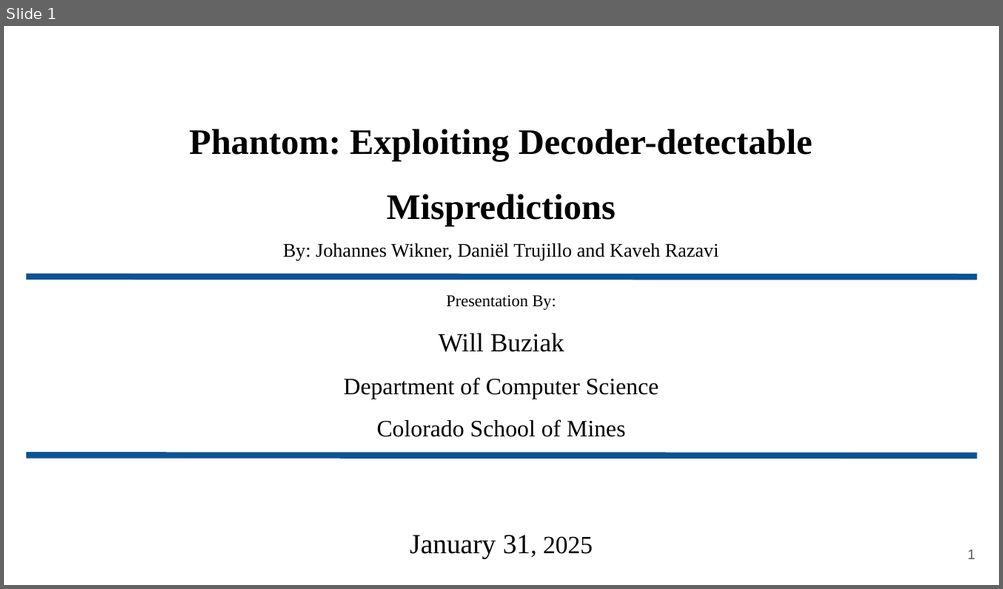
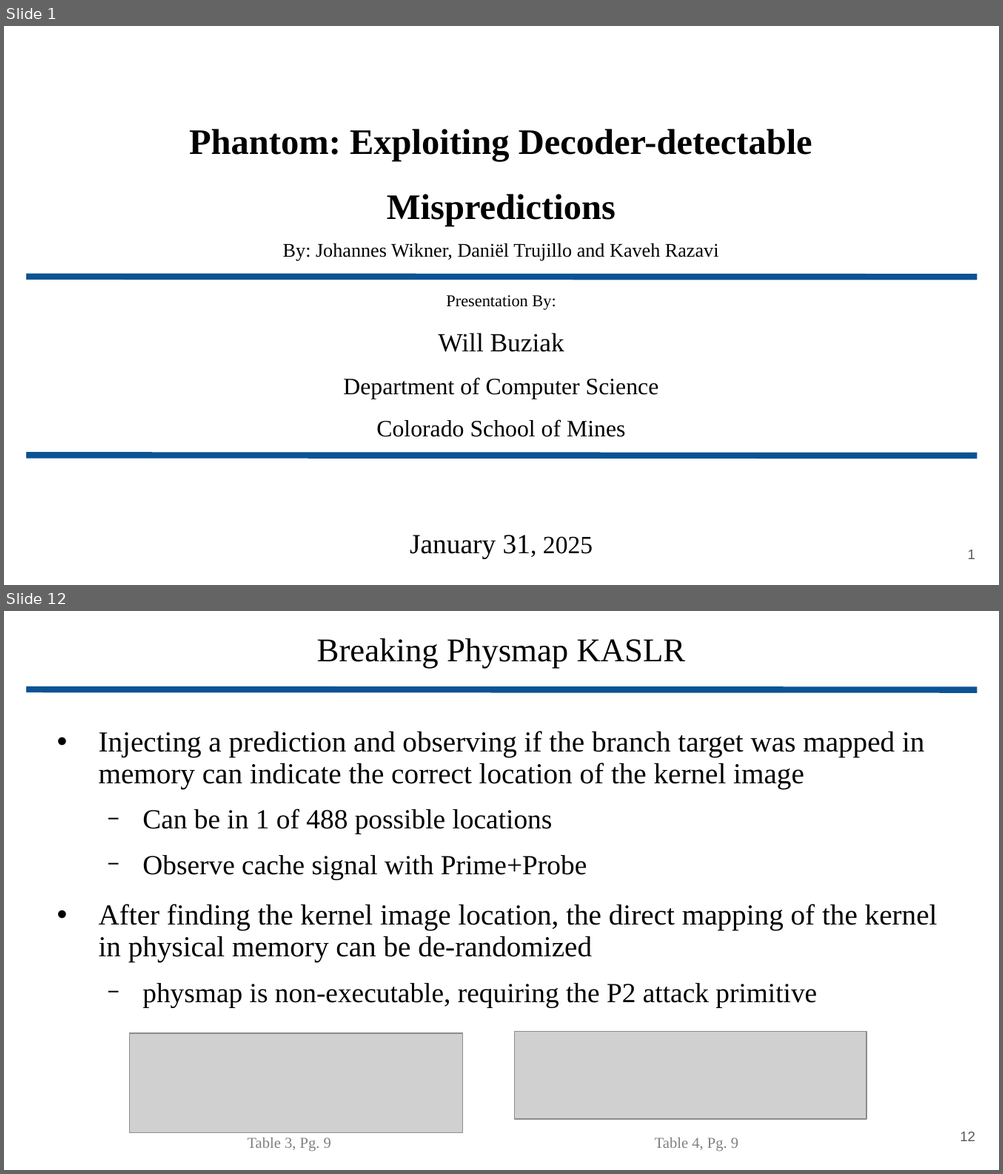
Before and after one commit to wbuz24/grad-research, a slide deck: presentations/Phantom.pptx. Shown one above the other, each under a label of ours: slide 1 before the commit, slides 1 and 12 after it; the slides between them are not shown. The pictures are 1003x589 and 1003x1174 pixels, drawn with LibreOffice and Linux fonts; fonts in the diff are those of the drawing; grey boxes stand for pictures. Boxes give left, top, right and bottom in pixels: in the first picture for what was removed or moved away, otherwise in the second. Text is boxed around its words. In the diff, an @@ line names an element or a change of style, - is before the commit and + after.

```diff
--- a/presentations/Phantom.pptx
+++ b/presentations/Phantom.pptx
@@ slide 12 added at box(4, 611, 999, 1170), background #FFFFFF @@
@@ title added at box(317, 638, 686, 669), 24 pt, text #000000 @@
+Breaking Physmap KASLR
@@ line added from (26, 689) to (976, 689), #0B5394 4.51 pt @@
@@ text added at box(99, 731, 937, 1008), 21 pt, text #000000 @@
+• Injecting a prediction and observing if the branch target was mapped in memory can indicate the correct location of the kernel image
+  − Can be in 1 of 488 possible locations
+  − Observe cache signal with Prime+Probe
+• After finding the kernel image location, the direct mapping of the kernel in physical memory can be de-randomized
+  − physmap is non-executable, requiring the P2 attack primitive
@@ picture added at box(514, 1032, 866, 1119) @@
@@ picture added at box(129, 1034, 463, 1133) @@
@@ text added at box(247, 1138, 331, 1152), 11 pt, text #808080 @@
+Table 3, Pg. 9
@@ text added at box(654, 1138, 738, 1152), 11 pt, text #808080 @@
+Table 4, Pg. 9
@@ page number added at box(959, 1132, 975, 1142), 10 pt, text #595959 @@
+12
```
Also in this commit, not shown: 5 slides changed, 4 other slides added, 5 slides removed.
